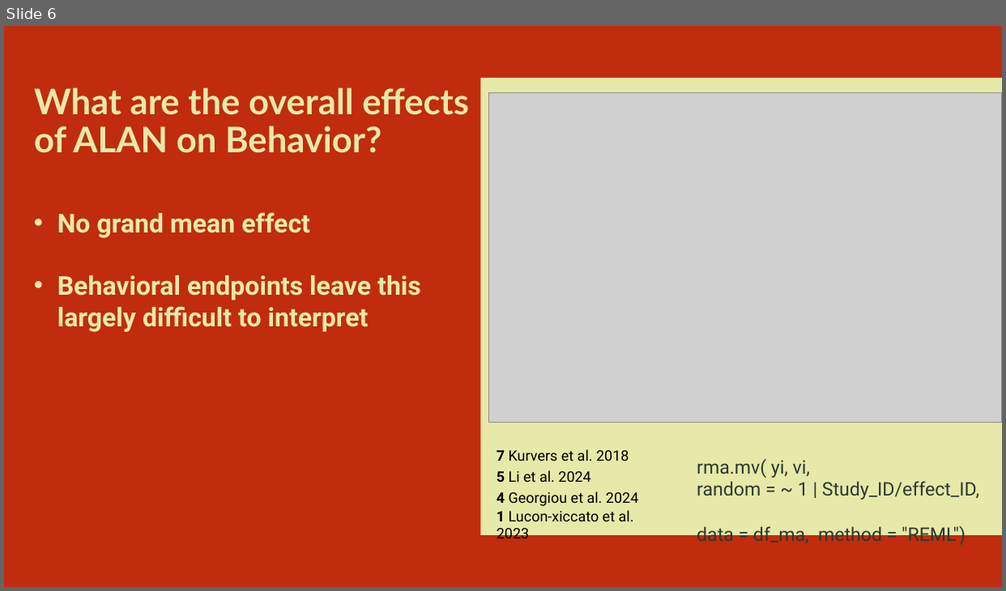
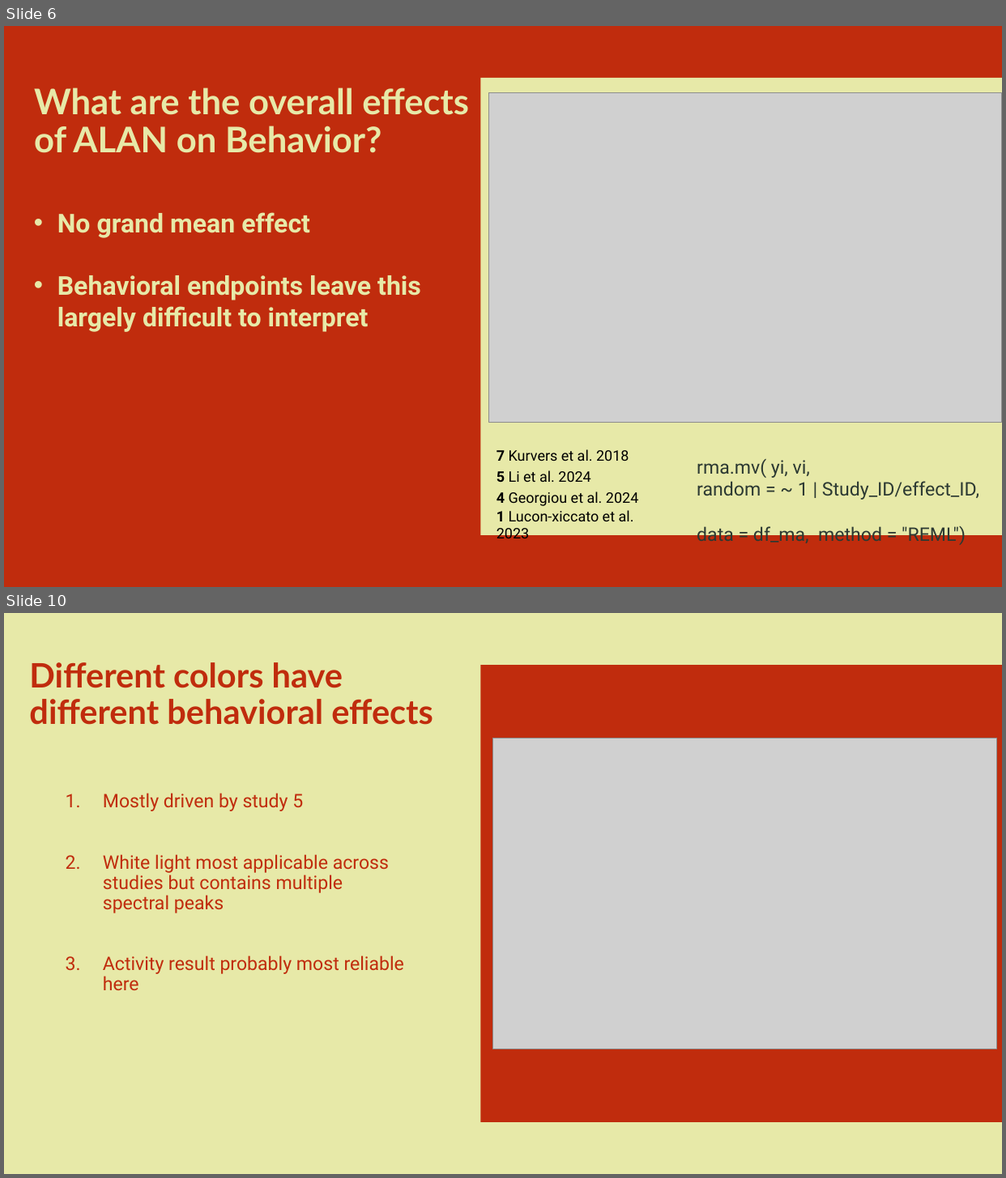
Before and after one commit to MaxxRAM/ALAN_MA_2026, a slide deck: MA spring 2026/The effects of ALAN on fish behavior.pptx. Shown one above the other, each under a label of ours: slide 6 before the commit, slides 6 and 10 after it; the slides between them are not shown. The pictures are 1006x591 and 1006x1178 pixels, drawn with LibreOffice and Linux fonts; fonts in the diff are those of the drawing; grey boxes stand for pictures. Boxes give left, top, right and bottom in pixels: in the first picture for what was removed or moved away, otherwise in the second. Text is boxed around its words. In the diff, an @@ line names an element or a change of style, - is before the commit and + after.

```diff
--- a/MA spring 2026/The effects of ALAN on fish behavior.pptx
+++ b/MA spring 2026/The effects of ALAN on fish behavior.pptx
@@ slide 10 added at [4, 613, 1002, 1174], background #E7E9A8 @@
@@ title added at [29, 662, 433, 725], 32.4 pt, text #C02C0D, bold @@
+Different colors have different behavioral effects
@@ rectangle added at [481, 665, 1002, 1122], fill #C02C0D @@
@@ picture added at [493, 738, 997, 1049] @@
@@ text added at [103, 793, 404, 990], 18 pt, text #C02C0D @@
+1. Mostly driven by study 5
+2. White light most applicable across studies but contains multiple spectral peaks
+3. Activity result probably most reliable here
```
Also in this commit, not shown: 2 slides changed, 2 other slides added, 8 slides removed, 4 other files.
